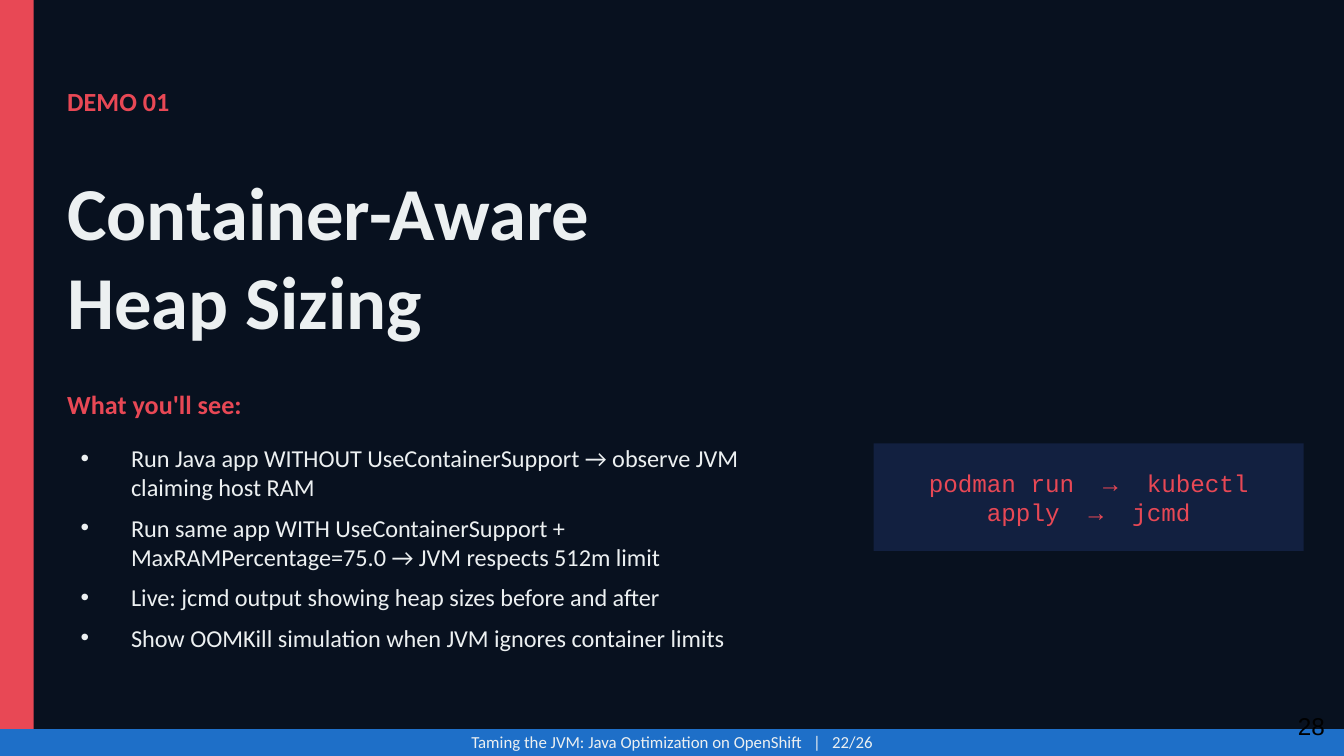
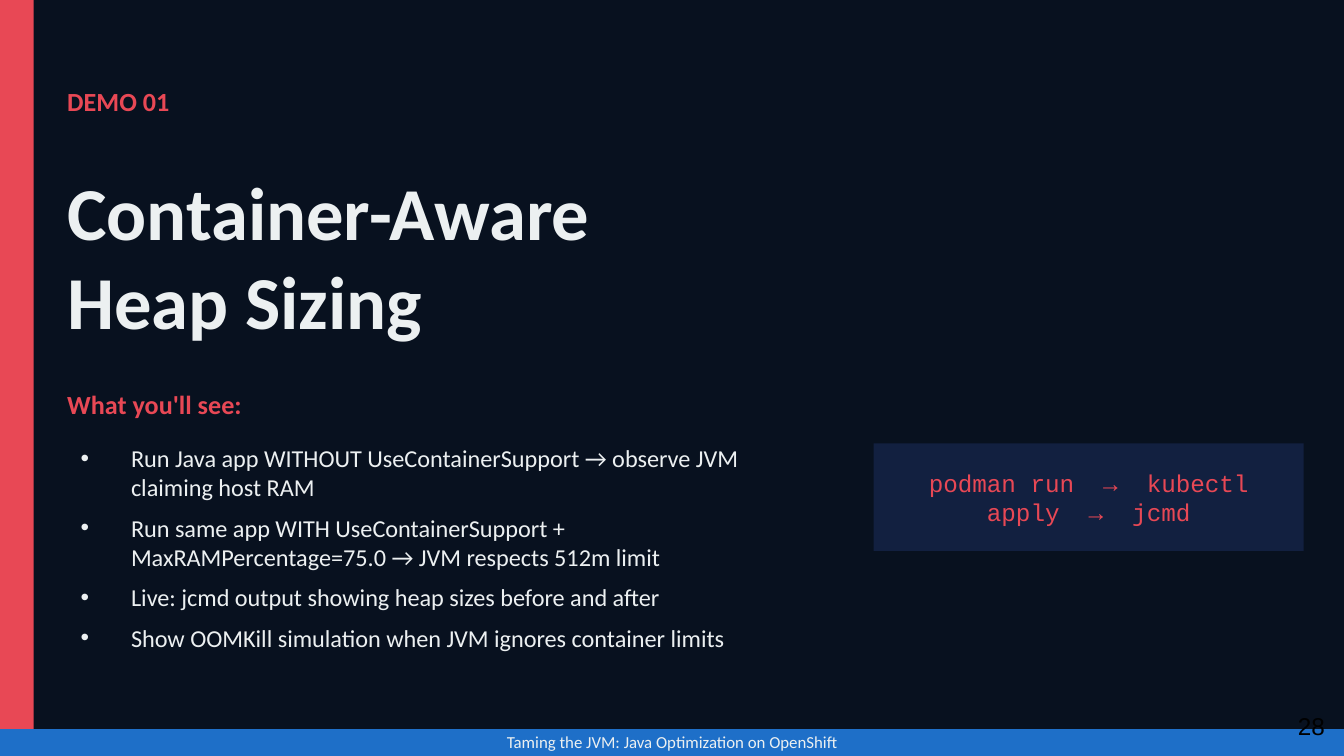
Before and after one commit to patterncatalyst/quarkus-optimization, a slide deck: slide 28 of presentation/optimizing-quarkus-on-kubernetes.pptx. Drawn at 1344x756 pixels with LibreOffice and Linux fonts; fonts in the diff are those of the drawing. Boxes give left, top, right and bottom in pixels: in the first picture for what was removed or moved away, otherwise in the second. Text is boxed around its words. In the diff, an @@ line names an element or a change of style, - is before the commit and + after.

```diff
--- a/presentation/optimizing-quarkus-on-kubernetes.pptx
+++ b/presentation/optimizing-quarkus-on-kubernetes.pptx
@@ text at (x1=507, y1=736, x2=837, y2=751): text changed @@
-Taming the JVM: Java Optimization on OpenShift | 22/26
+Taming the JVM: Java Optimization on OpenShift
```
Also in this commit, not shown: 40 other slides changed, 2 other files.
